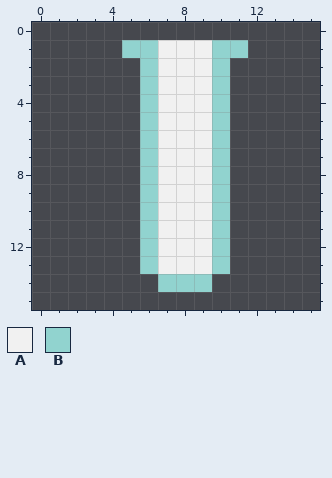
Pixel-art sprite, stored at textures/chemistry_calcium_carbonate.png. Above is the file before it was changed.
The file is 16x16 pixels. Pixels under 10% opacity are left out. Colours within 5 levels of each other are drawn and written as one.
Palette (. is transparent): A #f1f1f1  B #91d3cf
Pixels before, first column x 5:
 1 BBAAABB
 2 .BAAAB.
 3 .BAAAB.
 4 .BAAAB.
 5 .BAAAB.
 6 .BAAAB.
 7 .BAAAB.
 8 .BAAAB.
 9 .BAAAB.
10 .BAAAB.
11 .BAAAB.
12 .BAAAB.
13 .BAAAB.
14 ..BBB..
After:
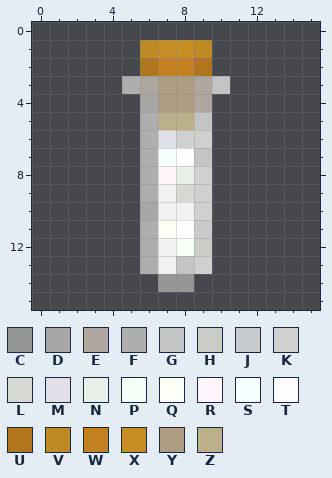
Colours new in this view: C #969696  D #a8a7a5  E #aea69f  F #aeaeae  G #c4c4c4  H #cbccc7  J #c8cbce  K #d0d0d0  L #d6d9d1  M #e1e0e8  N #e9efe9  P #f4fff6  Q #fbfff4  R #fff5fa  S #f6feff  T #fffcff  U #b1751e  V #bf8a23  W #c48121  X #c78e24  Y #ae9c83  Z #bbb089
Difference:
Changed rows in their new state; - is an unchanged pixel.
first column x 5:
 1 .VXXV..
 2 -UWWU.-
 3 FEYYEG-
 4 -DYYE.-
 5 -FZZG.-
 6 -FMKK.-
 7 -FSTG.-
 8 -FRNK.-
 9 -F-LK.-
10 -D--K.-
11 -FQTJ.-
12 -F-PH.-
13 -F-GK.-
14 --CC.--
